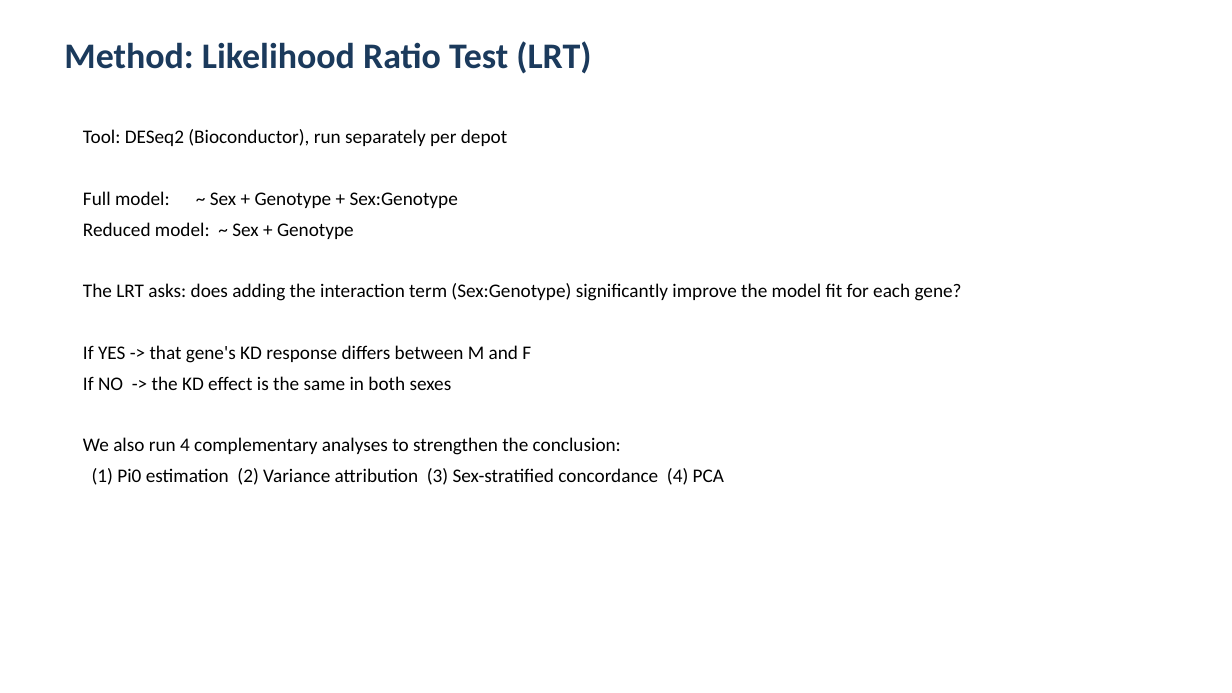
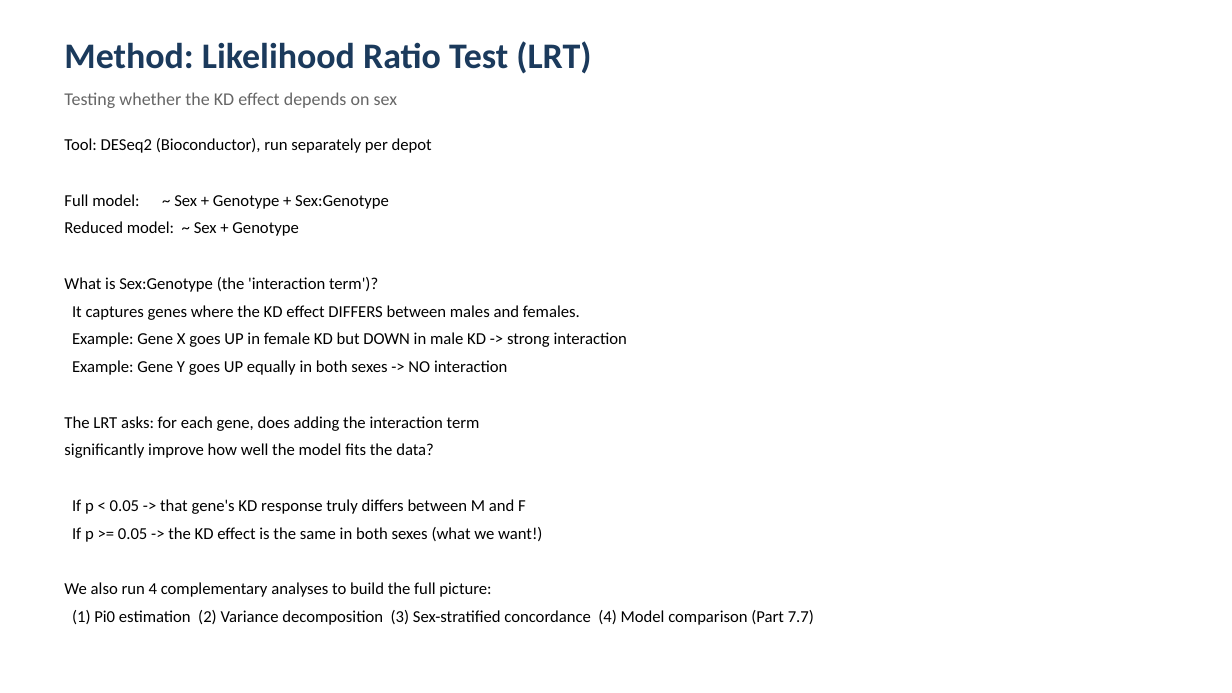
Before and after one commit to lkingcpdtka-ux/KAT8-Project, a slide deck: slide 6 of Results/KAT8_sex_interaction_presentation.pptx (slide 4 before the commit). Drawn at 1232x693 pixels with LibreOffice and Linux fonts; fonts in the diff are those of the drawing. Boxes give left, top, right and bottom in pixels: in the first picture for what was removed or moved away, otherwise in the second. Text is boxed around its words. In the diff, an @@ line names an element or a change of style, - is before the commit and + after.

```diff
--- a/Results/KAT8_sex_interaction_presentation.pptx
+++ b/Results/KAT8_sex_interaction_presentation.pptx
@@ text added at (64,92,398,108), 14 pt, text #666666 @@
+Testing whether the KD effect depends on sex
@@ text "Tool: DESeq2 (Bioconductor), run separately ...": place and size @@
-text "Tool: DESeq2 (Bioconductor), run separately ..." at (83,129,962,485)
+text "Tool: DESeq2 (Bioconductor), run separately ..." at (64,138,814,625)
@@ text at (64,138,432,236): size 15 to 13 pt in "Tool: DESeq2 (Bioconductor), run separately per depot", "Full model: ~ Sex + Genotype + ...", "Reduced model: ~ Sex + Genotype" @@
@@ text at (64,277,814,625): text changed; size 15 to 13 pt @@
-The LRT asks: does adding the interaction term (Sex:Genotype) significantly improve the model fit for each gene?
-If YES -> that gene's KD response differs between M and F
-If NO -> the KD effect is the same in both sexes
-We also run 4 complementary analyses to strengthen the conclusion:
-(1) Pi0 estimation (2) Variance attribution (3) Sex-stratified concordance (4) PCA
+What is Sex:Genotype (the 'interaction term')?
+It captures genes where the KD effect DIFFERS between males and females.
+Example: Gene X goes UP in female KD but DOWN in male KD -> strong interaction
+Example: Gene Y goes UP equally in both sexes -> NO interaction
+The LRT asks: for each gene, does adding the interaction term
+significantly improve how well the model fits the data?
+If p < 0.05 -> that gene's KD response truly differs between M and F
+If p >= 0.05 -> the KD effect is the same in both sexes (what we want!)
+We also run 4 complementary analyses to build the full picture:
+(1) Pi0 estimation (2) Variance decomposition (3) Sex-stratified concordance (4) Model comparison (Part 7.7)
```
Also in this commit, not shown: 10 other slides changed, 10 slides added, 4 slides removed, 2 other files.
